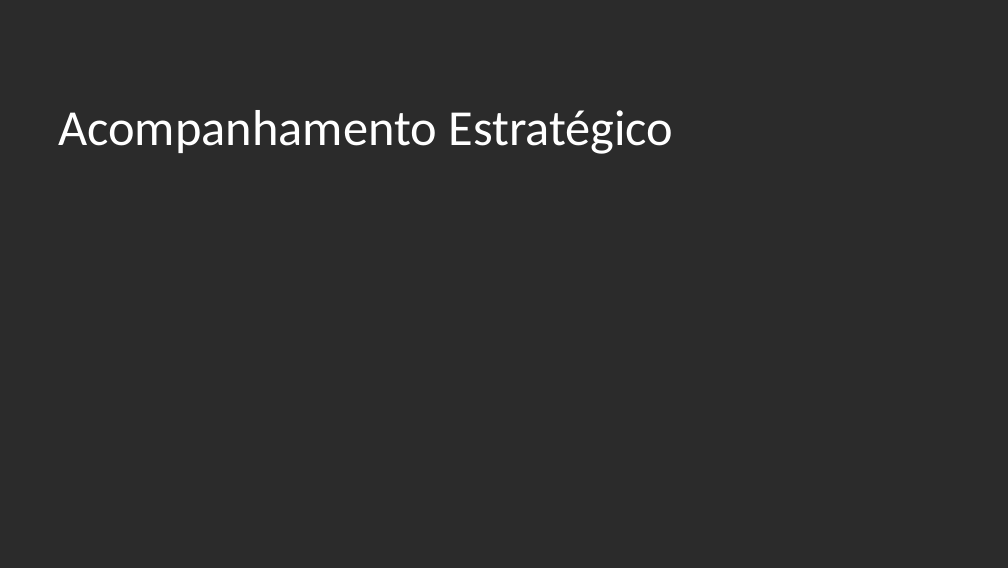
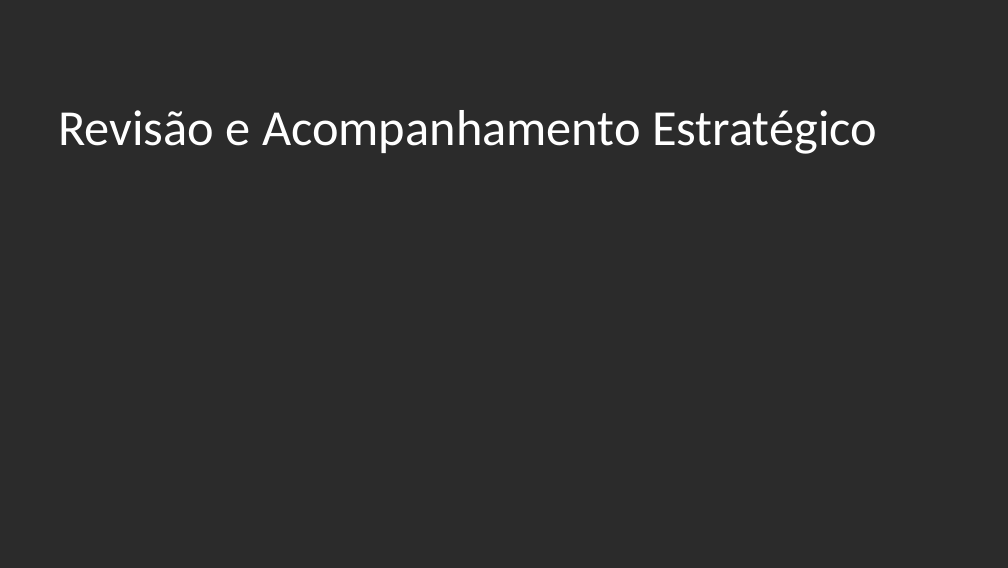
Before and after one commit to CALATAMITBMCOE/Strategic-Alignment, a slide deck: slide 17 of Documentation/CA PPM for Strategic Planning and Execution_PT.pptx (slide 30 before the commit). Drawn at 1008x568 pixels with LibreOffice and Linux fonts; fonts in the diff are those of the drawing; background and template pictures are left out; a plain dark background stands for a picture behind light text. Boxes give left, top, right and bottom in pixels: in the first picture for what was removed or moved away, otherwise in the second. Text is boxed around its words. In the diff, an @@ line names an element or a change of style, - is before the commit and + after.

```diff
--- a/Documentation/CA PPM for Strategic Planning and Execution_PT.pptx
+++ b/Documentation/CA PPM for Strategic Planning and Execution_PT.pptx
@@ title at [58,110,877,154]: text changed @@
-Acompanhamento Estratégico
+Revisão e Acompanhamento Estratégico
```
Also in this commit, not shown: 11 other slides changed, 1 slide added, 4 slides removed, 3 other files.
